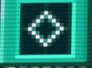
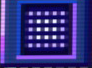
Layer changes from the first w=92, h=68 image to the second:
showed "Purple" over box(0, 0, 92, 68)
showed "Pink" over box(0, 0, 92, 68)
showed "Orange" over box(0, 0, 92, 68)
